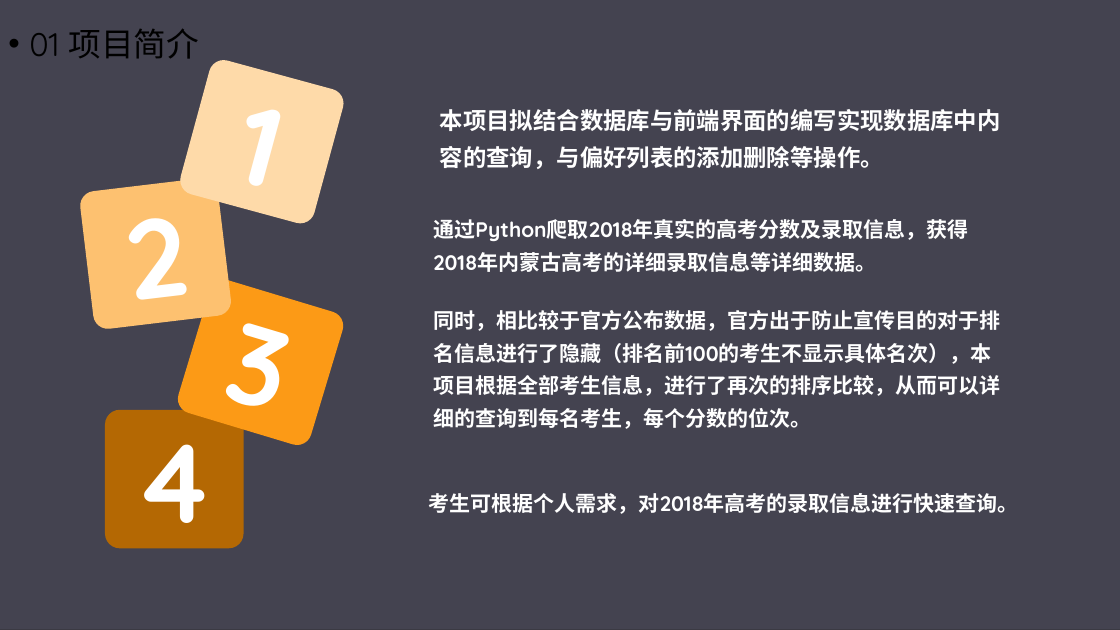
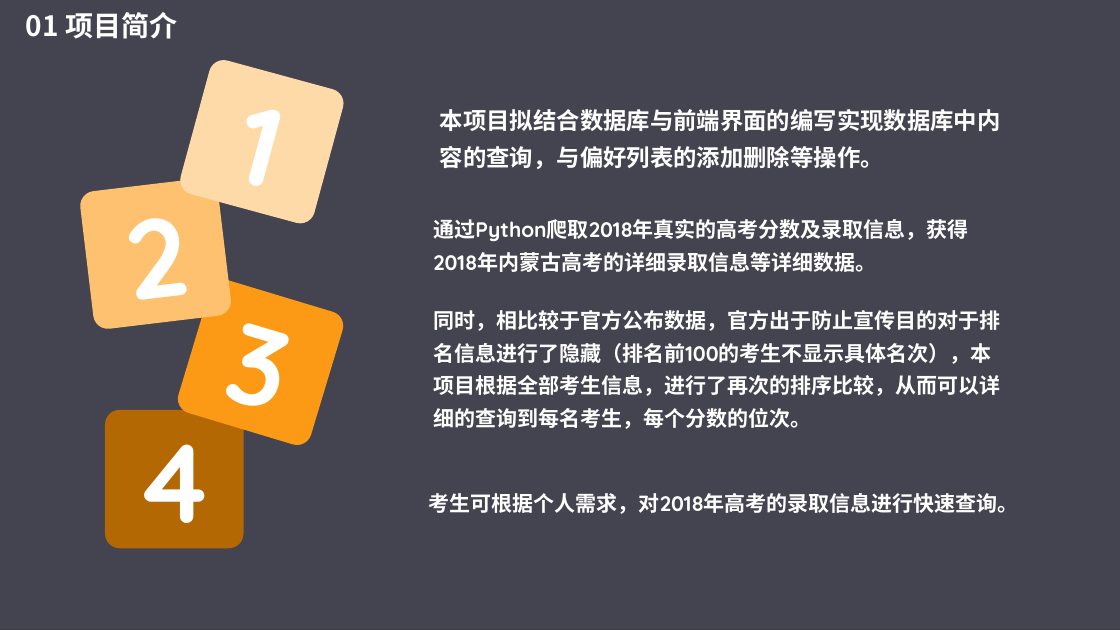
Before and after one commit to Azerrroth/dbgaokao-2019, a slide deck: slide 4 of 数据库展示.pptx. Drawn at 1120x630 pixels with LibreOffice and Linux fonts; fonts in the diff are those of the drawing; background and template pictures are left out; a plain dark background stands for a picture behind light text. Boxes give left, top, right and bottom in pixels: in the first picture for what was removed or moved away, otherwise in the second. Text is boxed around its words. In the diff, an @@ line names an element or a change of style, - is before the commit and + after.

```diff
--- a/数据库展示.pptx
+++ b/数据库展示.pptx
@@ text "01 项目简介": place and size @@
-text "01 项目简介" at [29, 29, 199, 59]
+text "01 项目简介" at [26, 12, 177, 39]
@@ text "01 项目简介" at [26, 12, 177, 39]: size 28 to 24 pt, font Quicksand to Noto Sans CJK SC, text colour #000000 to #FFFFFF, bold on; bullet • to none @@
```
Also in this commit, not shown: 6 other slides changed, 2 slides added, 1 slide removed, 1 other file.
